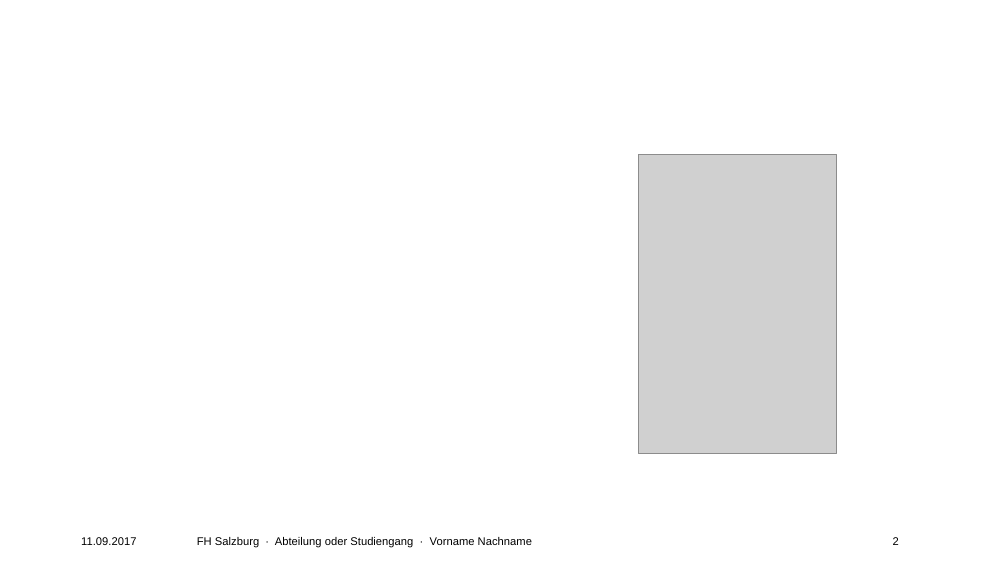
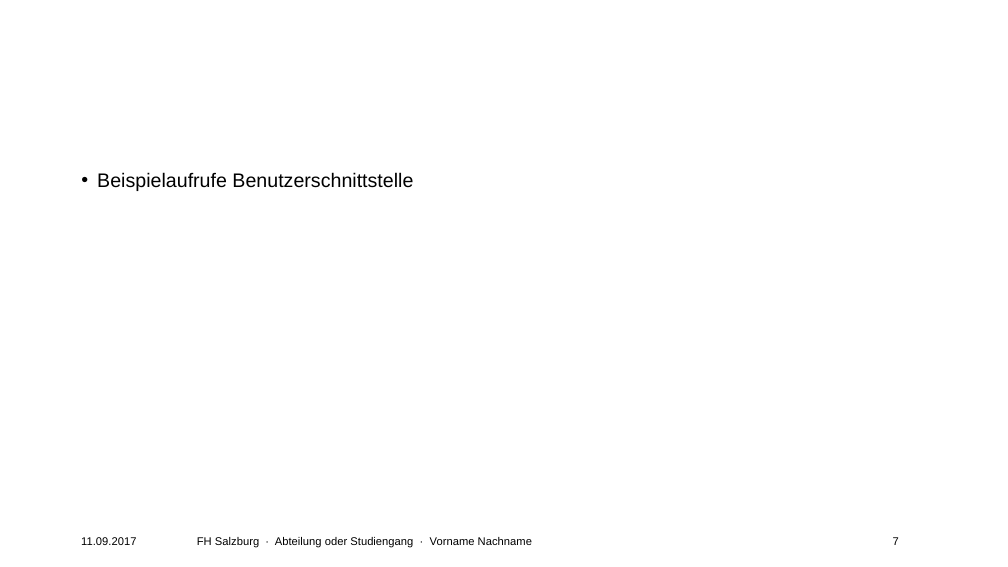
Before and after one commit to reikla/RD-Project, a slide deck: slide 7 of Projektplanung/Endabgabedokumente/R&D-Endpraesentation - work in progress.pptx (slide 2 before the commit). Drawn at 1008x567 pixels with LibreOffice and Linux fonts; fonts in the diff are those of the drawing; grey boxes stand for pictures; background and template pictures are left out. Boxes give left, top, right and bottom in pixels: in the first picture for what was removed or moved away, otherwise in the second. Text is boxed around its words. In the diff, an @@ line names an element or a change of style, - is before the commit and + after.

```diff
--- a/Projektplanung/Endabgabedokumente/R&D-Endpraesentation - work in progress.pptx
+++ b/Projektplanung/Endabgabedokumente/R&D-Endpraesentation - work in progress.pptx
@@ text added at (97,172,413,191), 14 pt, text #000000 @@
+• Beispielaufrufe Benutzerschnittstelle
@@ picture removed at (638,154,837,454) @@
@@ page number at (893,537,899,545): text changed @@
-2
+7
```
Also in this commit, not shown: 7 other slides changed, 1 slide added.
